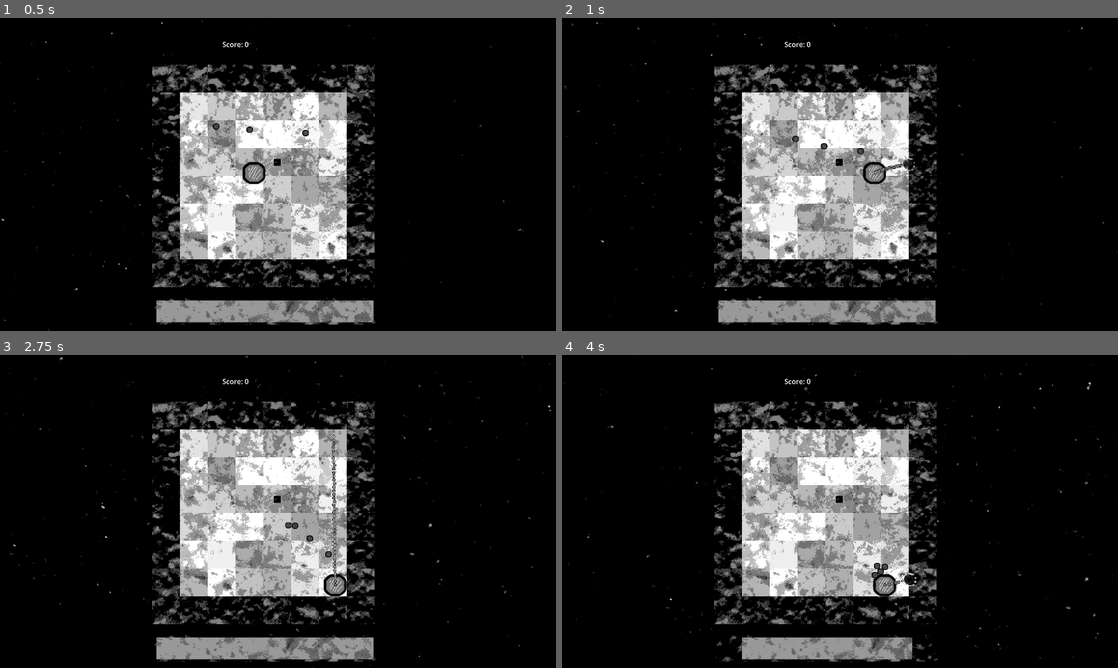
Above: before the commit, frames 1-4 (two rows, left to right).
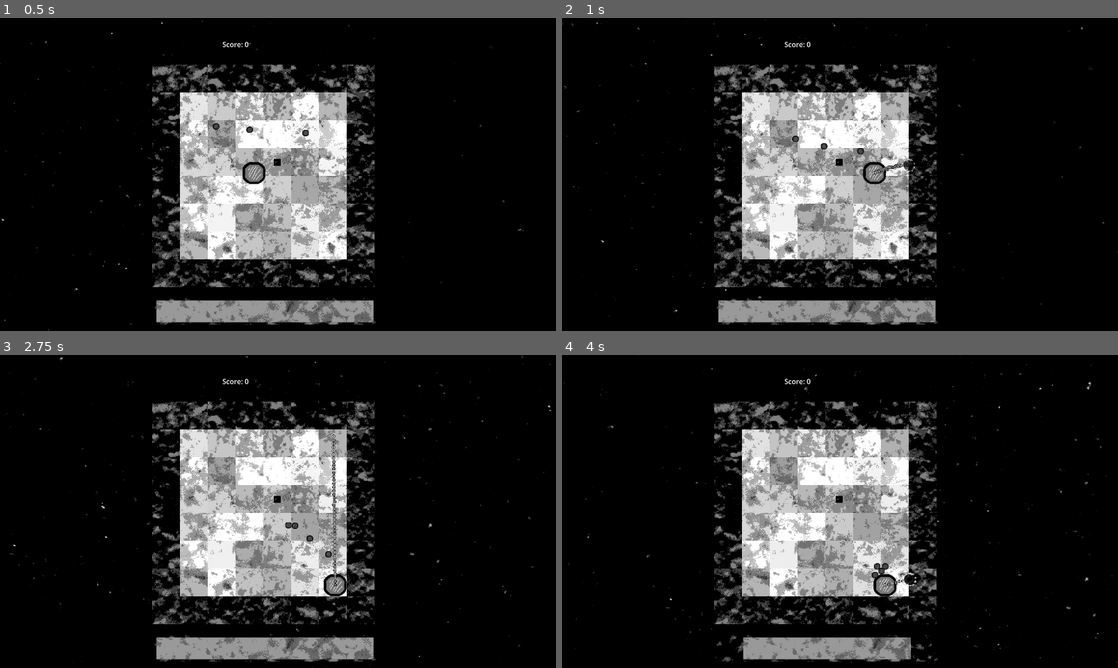
Above: after the commit, the same moments.

Repository: Indivicivet/ludumdare54
Game: Godot game, scene res://ludumdare54.tscn
Same seed, same stepped clock (60 frames per second), same inputs: the game is played once before the commit and once after it.
Inputs (mouse positions are in pixels of both pictures, inside the frame that each line leads up to):
- Up to frame 1 (0.5 s): no input
- Up to frame 2 (1 s): move the mouse to (962, 158) at 0.52 s; press the mouse at (962, 158) at 0.53 s; hold Right (right) from 0.53 s (still down)
- Up to frame 3 (2.75 s): move the mouse to (166, 527) at 1.27 s; release Right (right) at 1.28 s; release the mouse at (166, 527) at 1.28 s; hold Down (down) 1.28-2.03 s; click (166, 527) at 1.35 s; move the mouse to (333, 442) at 2.02 s; press the mouse at (333, 442) at 2.03 s; hold Right (right) from 2.03 s (still down)
- Up to frame 4 (4 s): move the mouse to (812, 574) at 2.77 s; release Right (right) at 2.78 s; release the mouse at (812, 574) at 2.78 s; hold Up (up) 2.78-3.53 s; click (812, 574) at 2.85 s; move the mouse to (1006, 558) at 3.52 s; press the mouse at (1006, 558) at 3.53 s; hold Left (left) from 3.53 s (still down)

Frame 1 is identical in both runs. In frame 2, less than 0.1% of the frame differs, in the area x 56-64%, y 44-50%; in frame 3, less than 0.1%; in frame 4, 0.5%, in the area x 32-64%, y 66-98%.

Commit message:
make random spread not aim pos dependent and increase it somewhat

Diff:
--- a/scripts/gun1.gd
+++ b/scripts/gun1.gd
@@ -1,7 +1,7 @@
 extends Node2D
 
 
-const RANDOM_SPREAD = 3;
+const RANDOM_SPREAD = 0.25;
 
 var rng = RandomNumberGenerator.new()
 var bullet_type_1 = preload("res://bullet_type_1.tscn")
@@ -12,10 +12,13 @@
 		var bullet_inst = bullet_type_1.instantiate()
 		owner.add_child(bullet_inst)
 		bullet_inst.global_transform = self.global_transform
-		bullet_inst.dir = (
+		var target_dir = (
 			get_local_mouse_position()
 			- self.transform.get_origin()
+		)
+		bullet_inst.dir = (
+			target_dir
 			+ Vector2(
 				rng.randf_range(-1, 1), rng.randf_range(-1, 1)
-			) * RANDOM_SPREAD / 2
+			) * target_dir.abs() * RANDOM_SPREAD / 2
 		)
